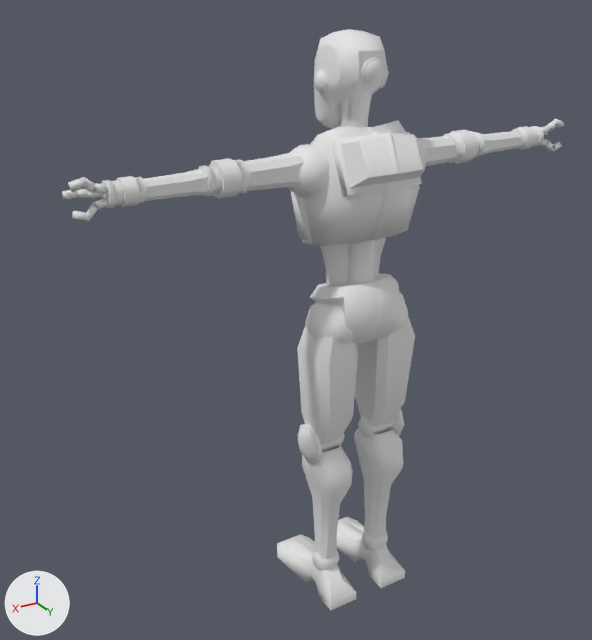
What one commit did to the Blender file trunk/media/models/characters/robot/robot.blend.
One viewpoint serves both versions: a camera (50 mm lens) standing at (2.98, 4.36, 4.32) and looking at (0.32, -0.08, 2.11). Every picture has the same lights, and +X, +Y and +Z are marked at lower left.
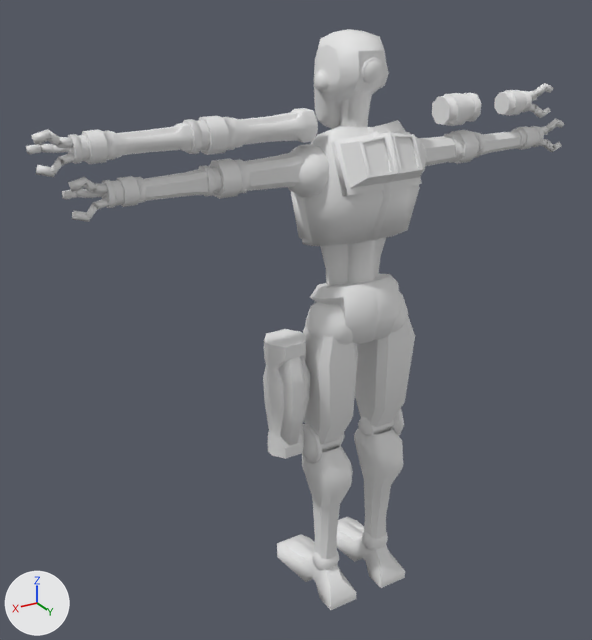
Changed parts and their boxes [x1, y1, x2, y2] in the pictures (592 x 640 px):
'Cube.008', added
    after: [263, 329, 310, 459]
'Cube.004', added
    after: [233, 108, 318, 148]
'Cylinder.008', added
    after: [199, 93, 471, 155]
'Cube.005', added
    after: [111, 123, 193, 158]
'Cylinder.011', added
    after: [82, 90, 525, 164]
'Cube.006', added
    after: [26, 83, 554, 177]
'Cylinder.009', added
    after: [183, 93, 482, 154]
'Cylinder.010', added
    after: [68, 91, 532, 164]
part 1 of me_cube_045, built on
    both: [359, 134, 423, 178]

The change, as a diff of the scene's bpy script:
```diff
--- a/trunk/media/models/characters/robot/robot.blend.py
+++ b/trunk/media/models/characters/robot/robot.blend.py
@@ me_cube_045 @@
-me_cube_045.from_pydata(...)  # 40 vertices, 38 faces; spans x -0.272..0.284, y 0.135..0.475, z -0.193..0.178
+me_cube_045.from_pydata(...)  # 56 vertices, 54 faces; spans x -0.272..0.284, y 0.135..0.475, z -0.193..0.178
+# me_cube_045 part 1
+# 2 faces are deleted
+# 8 vertices are added at x -0.174..0.185, y 0.348..0.451, z -0.05..0.14
+# 8 new vertices lie (0.0, 0.011, 0.005) away from vertices in x -0.174..0.185, y 0.348..0.451, z -0.05..0.14
+# 18 new faces join them
@@ ob_cube_004 @@
+ob_cube_004 = bpy.data.objects.new('Cube.004', me_cube_004)  # 96 vertices, 90 faces; spans x -0.292..0.256, y -0.093..0.093, z -0.103..0.103; modifiers EDGE_SPLIT
+ob_cube_004.location = (0.648, 0.136, 3.462)
+ob_cube_004.rotation_euler = (1.571, 0.0, 0.0)  # degrees (90, 0, 0)
+ob_cube_004.scale = (0.98, 0.98, 0.98)
@@ ob_cylinder_008 @@
+ob_cylinder_008 = bpy.data.objects.new('Cylinder.008', me_cylinder_008)  # 34 vertices, 40 faces; spans x 0.768..0.937, y 0.039..0.234, z 2.25..2.445; modifiers EDGE_SPLIT, MIRROR
+ob_cylinder_008.location = (0.112, 0.0, 1.113)
@@ ob_cylinder_009 @@
+ob_cylinder_009 = bpy.data.objects.new('Cylinder.009', me_cylinder_009)  # 42 vertices, 48 faces; spans x 0.865..1.036, y 0.051..0.228, z 2.264..2.44; modifiers EDGE_SPLIT, MIRROR
+ob_cylinder_009.location = (0.112, 0.0, 1.113)
@@ ob_cube_005 @@
+ob_cube_005 = bpy.data.objects.new('Cube.005', me_cube_008)  # 96 vertices, 90 faces; spans x -0.281..0.245, y -0.078..0.078, z -0.087..0.087; modifiers EDGE_SPLIT
+ob_cube_005.location = (1.385, 0.139, 3.467)
+ob_cube_005.rotation_euler = (1.571, 0.0, 0.0)  # degrees (90, 0, 0)
+ob_cube_005.scale = (0.889, 0.889, 0.889)
@@ ob_cube_006 @@
+ob_cube_006 = bpy.data.objects.new('Cube.006', me_cube_007.copy())  # the mesh of ob_cube_007; modifiers MIRROR
+ob_cube_006.location = (0.194, 0.0, 1.114)
@@ ob_cylinder_010 @@
+ob_cylinder_010 = bpy.data.objects.new('Cylinder.010', me_cylinder_004.copy())  # the mesh of ob_cylinder_004; modifiers EDGE_SPLIT, MIRROR
+ob_cylinder_010.location = (0.194, 0.0, 1.114)
@@ ob_cylinder_011 @@
+ob_cylinder_011 = bpy.data.objects.new('Cylinder.011', me_cylinder_011)  # 34 vertices, 40 faces; spans x 1.387..1.526, y 0.06..0.22, z 2.273..2.433; modifiers EDGE_SPLIT, MIRROR
+ob_cylinder_011.location = (0.194, 0.0, 1.114)
@@ ob_cube_008 @@
+ob_cube_008 = bpy.data.objects.new('Cube.008', me_cube_010)  # 112 vertices, 106 faces; spans x -0.146..0.145, y -0.126..0.166, z -0.396..0.436; modifiers EDGE_SPLIT
+ob_cube_008.location = (0.551, 0.169, 1.687)
```
